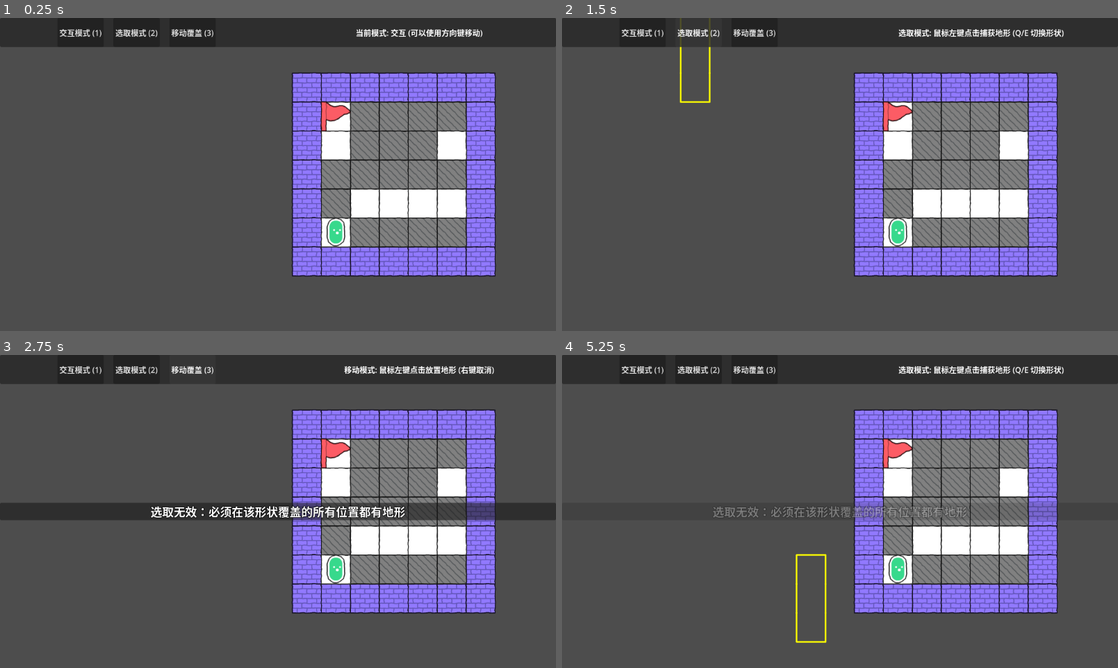
Above: before the commit, frames 1-4 (two rows, left to right).
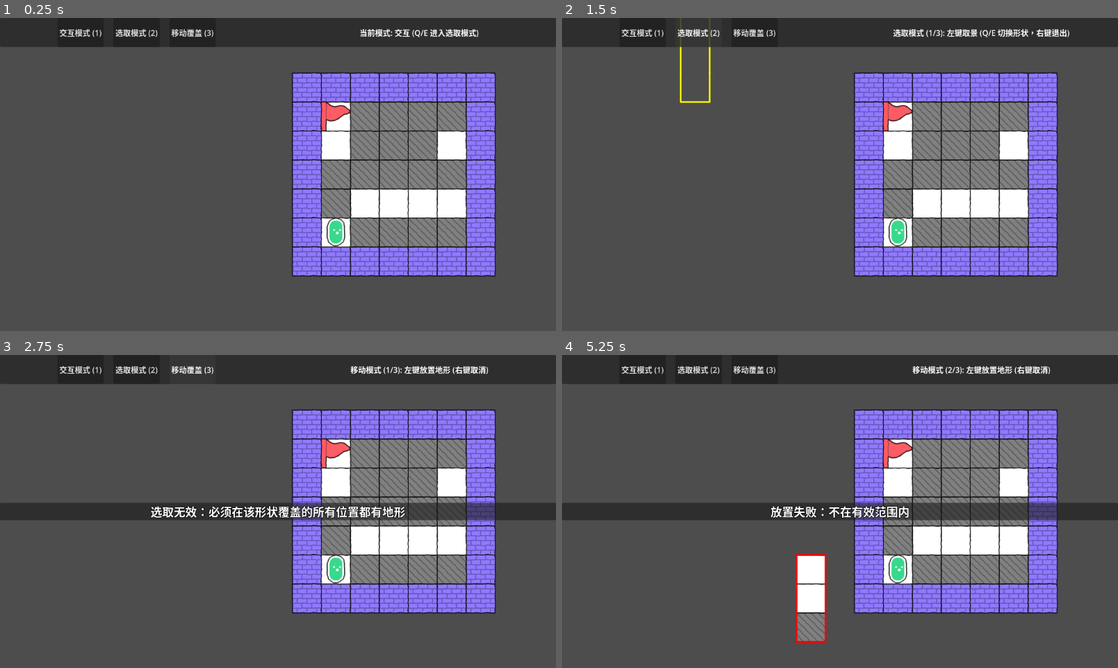
Above: after the commit, the same moments.

Repository: 494311870/jam-mask
Game: Godot game, scene res://scenes/main.tscn
The game is run twice, just before and just after one commit, with the same random seed, the same clock (stepped at 60 frames per second) and the same inputs.
Inputs (mouse positions are in pixels of both pictures, inside the frame that each line leads up to):
- Up to frame 1 (0.25 s): no input
- Up to frame 2 (1.5 s): click "交互模式 (1)" at 0.5 s; click "选取模式 (2)" at 1.25 s
- Up to frame 3 (2.75 s): click "移动覆盖 (3)" at 2 s
- Up to frame 4 (5.25 s): tap Enter at 2.75, 4.25 s; move the mouse to (962, 495) at 2.77 s; hold D (move_right) 2.78-3.53 s; tap Q at 2.85 s; click (962, 495) at 2.92 s; tap E at 3.05, 3.6 s; tap Space at 3.5 s; move the mouse to (728, 527) at 3.52 s; hold S (move_down) 3.53-4.28 s; click (728, 527) at 3.67 s; tap 1 at 3.8, 4.35 s; move the mouse to (895, 442) at 4.27 s; hold D (move_right) 4.28-5.03 s; click (895, 442) at 4.42 s; tap 2 at 4.55, 5.1 s; move the mouse to (812, 574) at 5.02 s; hold W (move_up) from 5.03 s (still down); click (812, 574) at 5.17 s

The runs differ from the first frame. In frame 1, 0.4% of the frame differs, in the area x 64-87%, y 3-7%; in frame 2, 0.6%; in frame 3, 0.5%; in frame 4, 4.5%, in the area x 27-91%, y 3-92%.

Commit message:
feat: 取景器内容缓存，交互逻辑修改

Diff:
--- a/scenes/elements/player.gd
+++ b/scenes/elements/player.gd
@@ -13,9 +13,6 @@
 
 
 func _input(event):
-	if _viewfinder_system and _viewfinder_system.current_mode != ViewfinderSystem.Mode.INTERACT:
-		return
-
 	var direction = Vector2i.ZERO
 	if event.is_action_pressed("move_up"):
 		direction = Vector2i.UP
--- a/scenes/viewfinder/viewfinder_system.gd
+++ b/scenes/viewfinder/viewfinder_system.gd
@@ -34,6 +34,8 @@
 var pasted_shapes: Array[Array] = []
 ## 记录已被粘贴内容占据的格子坐标，用于快速查找 (Vector2i -> bool)
 var occupied_cells: Dictionary = {}
+## 缓存每个形状对应的已取景内容 (与 active_shapes 索引一一对应)
+var active_shape_caches: Array = []
 
 @onready var btn_interact: Button = %BtnInteract
 @onready var btn_select: Button = %BtnSelect
@@ -56,6 +58,7 @@
 
 	pasted_shapes.clear()
 	occupied_cells.clear()
+	active_shape_caches.clear()
 
 	if not shapes.is_empty():
 		active_shapes = []
@@ -64,6 +67,9 @@
 	else:
 		active_shapes = DEFAULT_SHAPES.duplicate(true)
 
+	active_shape_caches.resize(active_shapes.size())
+	active_shape_caches.fill(null)
+
 	active_shape_index = 0
 
 	if terrain_layer:
@@ -85,14 +91,14 @@
 
 	match current_mode:
 		Mode.INTERACT:
-			label_status.text = "当前模式: 交互 (可以使用方向键移动)"
+			label_status.text = "当前模式: 交互 (Q/E 进入选取模式)"
 		Mode.SELECT:
 			if active_shapes.is_empty():
 				label_status.text = "选取模式: 已无可用形状"
 			else:
-				label_status.text = "选取模式: 鼠标左键点击捕获地形 (Q/E 切换形状)"
+				label_status.text = "选取模式 (%d/%d): 左键取景 (Q/E 切换形状，右键退出)" % [active_shape_index + 1, active_shapes.size()]
 		Mode.MOVE:
-			label_status.text = "移动模式: 鼠标左键点击放置地形 (右键取消)"
+			label_status.text = "移动模式 (%d/%d): 左键放置地形 (右键取消)" % [active_shape_index + 1, active_shapes.size()]
 
 	# Update button visual state (optional: modulate or theme)
 	btn_interact.release_focus()
@@ -103,25 +109,37 @@
 
 func _input(event: InputEvent) -> void:
 	if event is InputEventKey and event.pressed:
-		if event.keycode == KEY_1:
-			current_mode = Mode.INTERACT
-		elif event.keycode == KEY_2:
-			if not active_shapes.is_empty():
-				current_mode = Mode.SELECT
-			else:
+		if event.keycode == KEY_Q or event.keycode == KEY_E:
+			if active_shapes.is_empty():
 				tip_ui.show_tip("选取失败：已无可用形状")
-		elif event.keycode == KEY_3:
-			current_mode = Mode.MOVE
-		elif current_mode == Mode.SELECT:
-			if active_shapes.is_empty():
 				return
+
+			# 保存当前索引的缓存
+			if current_mode == Mode.MOVE and not copied_tiles.is_empty():
+				active_shape_caches[active_shape_index] = {
+					"tiles": copied_tiles.duplicate(true),
+					"rect": selection_rect
+				}
+			elif current_mode == Mode.SELECT:
+				active_shape_caches[active_shape_index] = null
 
 			if event.keycode == KEY_Q:
 				active_shape_index = (active_shape_index - 1 + active_shapes.size()) % active_shapes.size()
-				_update_overlay()
-			elif event.keycode == KEY_E:
+			else:
 				active_shape_index = (active_shape_index + 1) % active_shapes.size()
-				_update_overlay()
+
+			# 加载新索引的缓存
+			var cache = active_shape_caches[active_shape_index]
+			if cache:
+				copied_tiles = cache["tiles"].duplicate(true)
+				selection_rect = cache["rect"]
+				current_mode = Mode.MOVE
+			else:
+				copied_tiles = []
+				current_mode = Mode.SELECT
+
+			_on_mode_changed()
+			_update_overlay()
 
 	if current_mode == Mode.INTERACT:
 		return
@@ -142,8 +160,12 @@
 				_paste_selection(map_pos)
 
 		elif event.button_index == MOUSE_BUTTON_RIGHT and event.pressed:
-			# Cancel or switch back to INTERACT
-			current_mode = Mode.INTERACT
+			if current_mode == Mode.MOVE:
+				copied_tiles.clear()
+				current_mode = Mode.SELECT
+				tip_ui.show_tip("已取消取景内容")
+			elif current_mode == Mode.SELECT:
+				current_mode = Mode.INTERACT
 
 	elif event is InputEventMouseMotion:
 		_update_overlay()
@@ -280,6 +302,8 @@
 
 	# 每个形状只能使用一次
 	active_shapes.remove_at(active_shape_index)
+	active_shape_caches.remove_at(active_shape_index)
+
 	if not active_shapes.is_empty():
 		active_shape_index = active_shape_index % active_shapes.size()
 	else:
